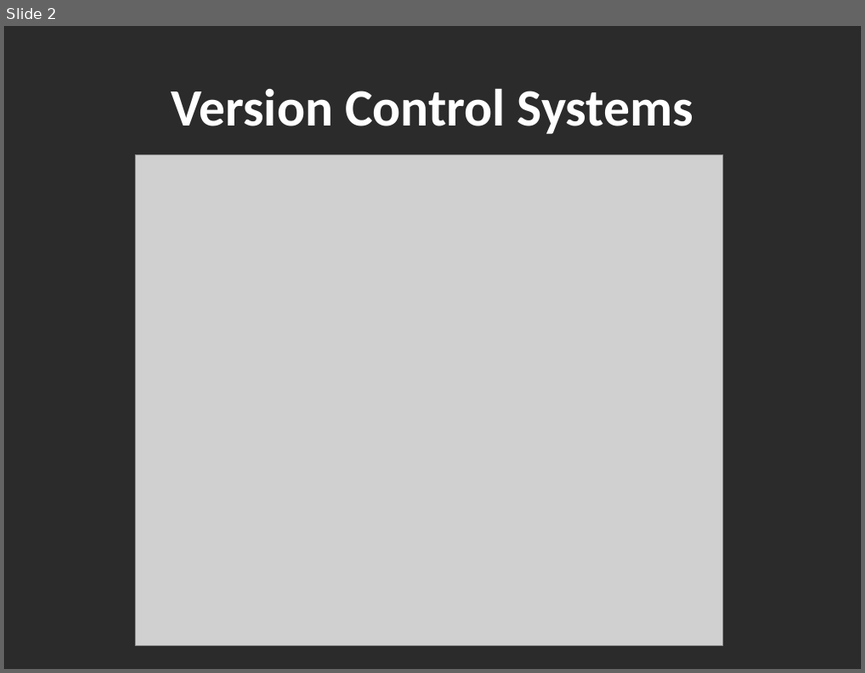
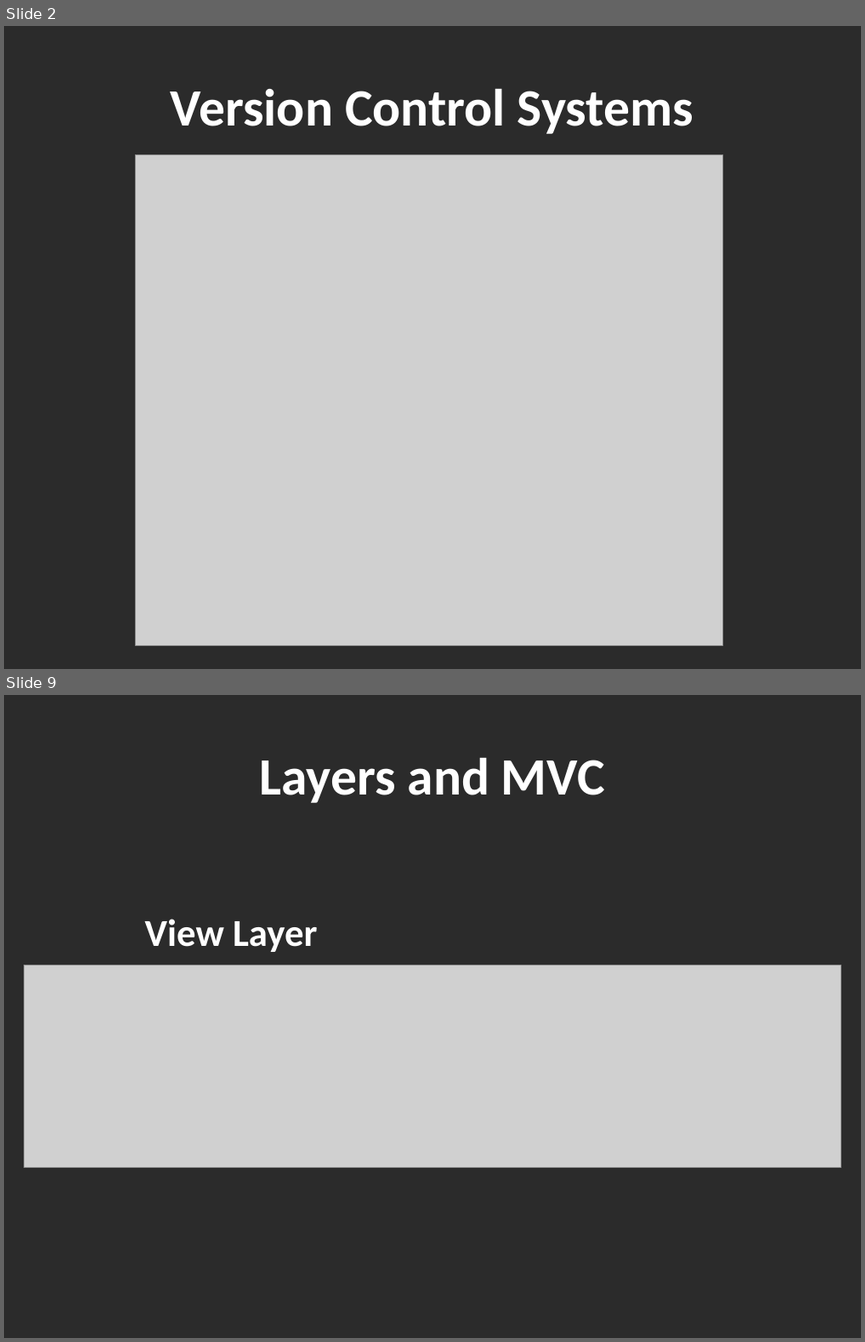
Before and after one commit to mosauter/Battleship, a slide deck: Presentation.pptx. Shown one above the other, each under a label of ours: slide 2 before the commit, slides 2 and 9 after it; the slides between them are not shown. The pictures are 865x673 and 865x1342 pixels, drawn with LibreOffice and Linux fonts; fonts in the diff are those of the drawing; grey boxes stand for pictures; background and template pictures are left out; a plain dark background stands for a picture behind light text. Boxes give left, top, right and bottom in pixels: in the first picture for what was removed or moved away, otherwise in the second. Text is boxed around its words. In the diff, an @@ line names an element or a change of style, - is before the commit and + after.

```diff
--- a/Presentation.pptx
+++ b/Presentation.pptx
@@ slide 9 added at box(4, 695, 861, 1338), background picture (left out) @@
@@ text added at box(259, 757, 605, 803), 44 pt, text #FFFFFF, bold @@
+Layers and MVC
@@ text added at box(145, 919, 317, 952), 32 pt, text #FFFFFF, bold @@
+View Layer
@@ picture added at box(24, 965, 841, 1167) @@
```
Also in this commit, not shown: 7 slides changed, 7 other slides added, 5 slides removed.
